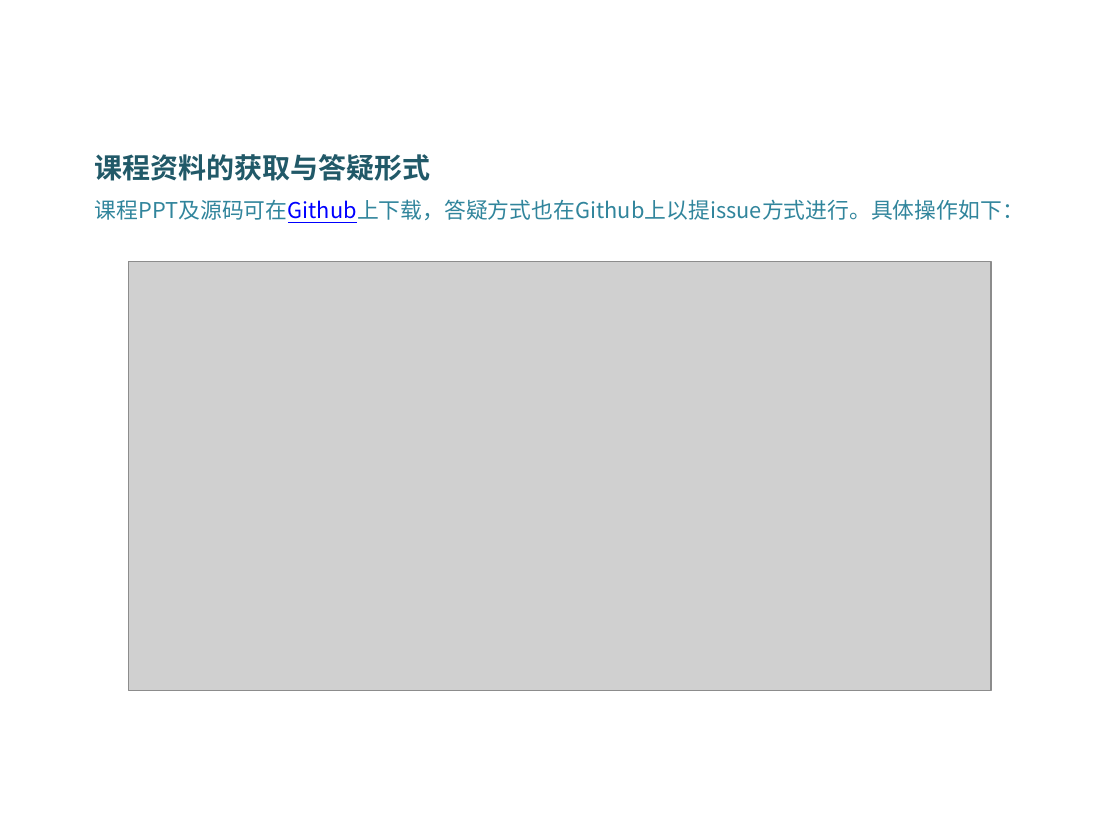
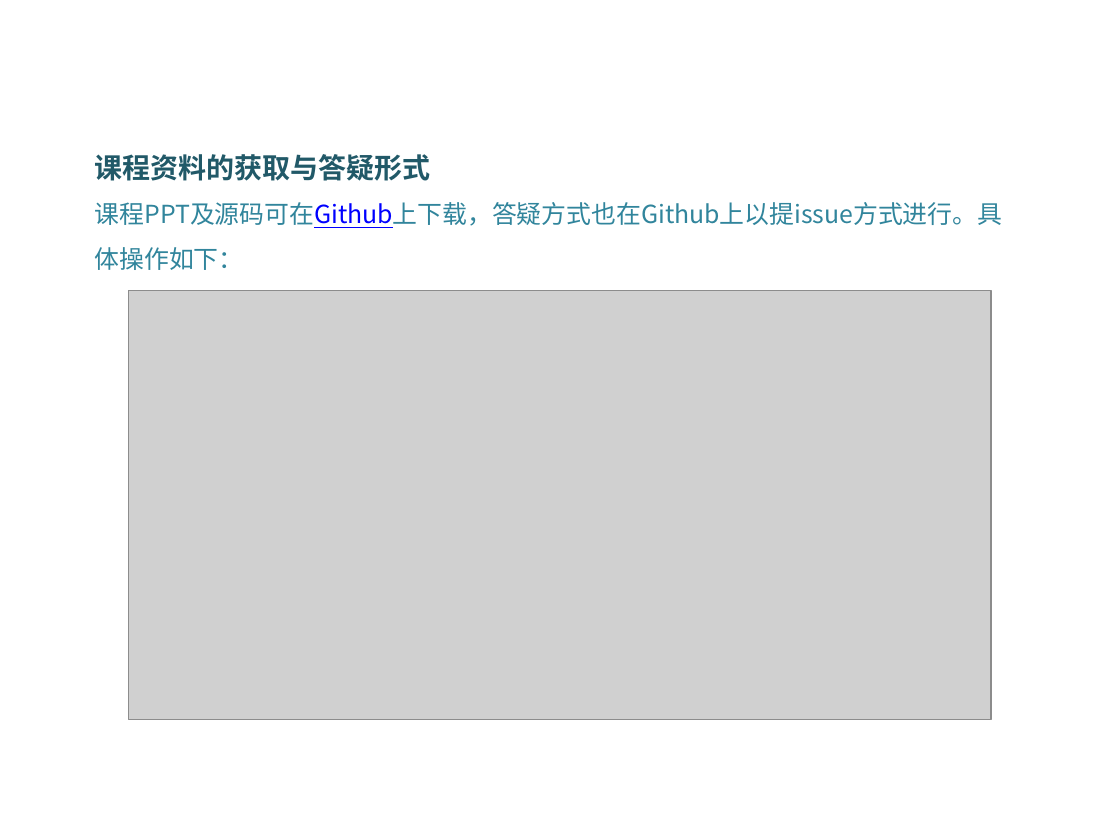
Before and after one commit to DataScienceCoding/Python-Data-Analysis, a slide deck: slide 3 of Python-Data-Analysis.pptx. Drawn at 1120x840 pixels with LibreOffice and Linux fonts; fonts in the diff are those of the drawing; grey boxes stand for pictures; background and template pictures are left out. Boxes give left, top, right and bottom in pixels: in the first picture for what was removed or moved away, otherwise in the second. Text is boxed around its words. In the diff, an @@ line names an element or a change of style, - is before the commit and + after.

```diff
--- a/Python-Data-Analysis.pptx
+++ b/Python-Data-Analysis.pptx
@@ text at [95,202,1002,270]: size 14 to 16 pt in "课程PPT及源码可在Github上下载，答疑方式也在Github上以提issue方式进行。具体操作如下：" @@
@@ picture: place and size @@
-picture at [129,261,991,690]
+picture at [129,291,991,720]
```
Also in this commit, not shown: 5 other slides changed, 1 slide added, 1 other file.
